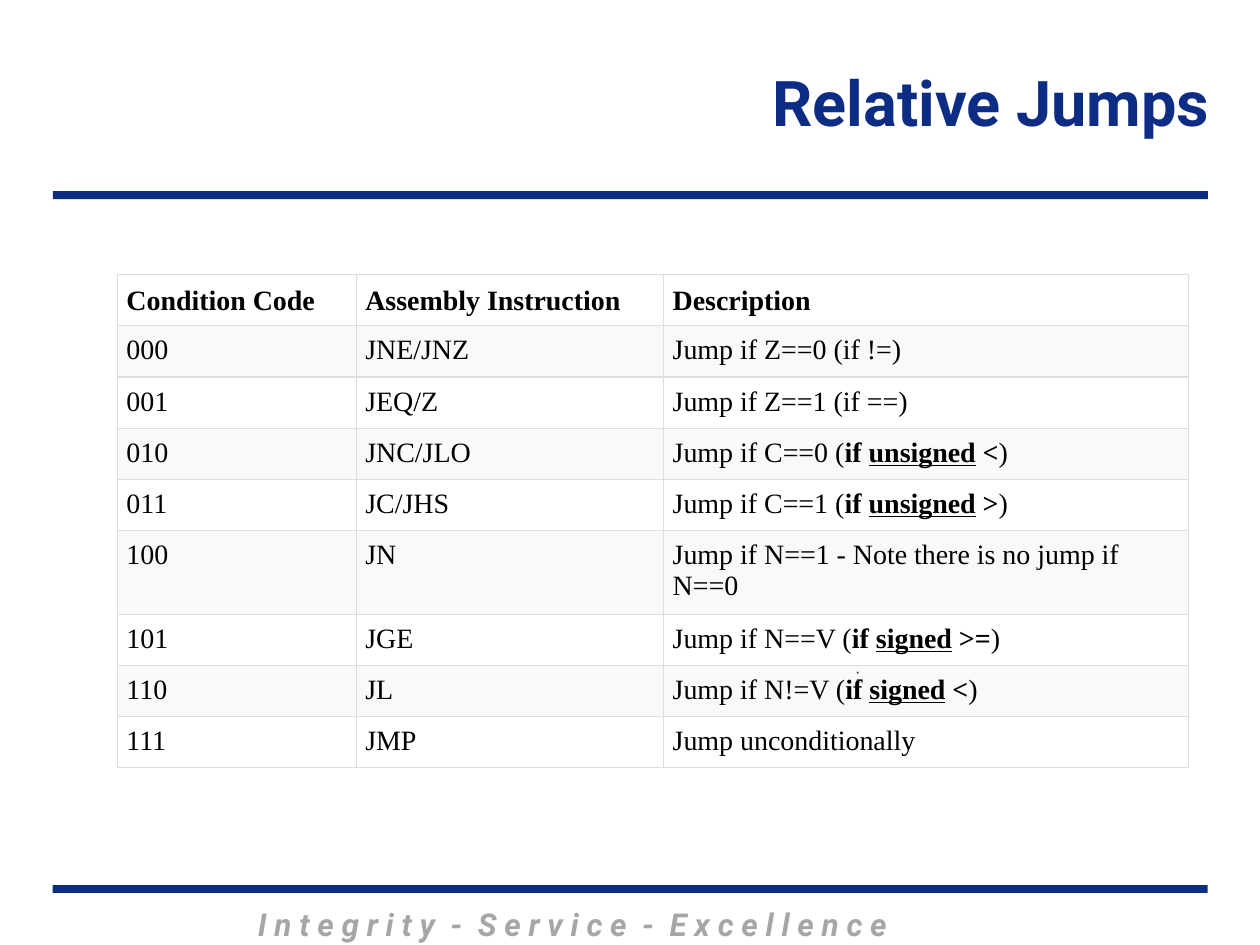
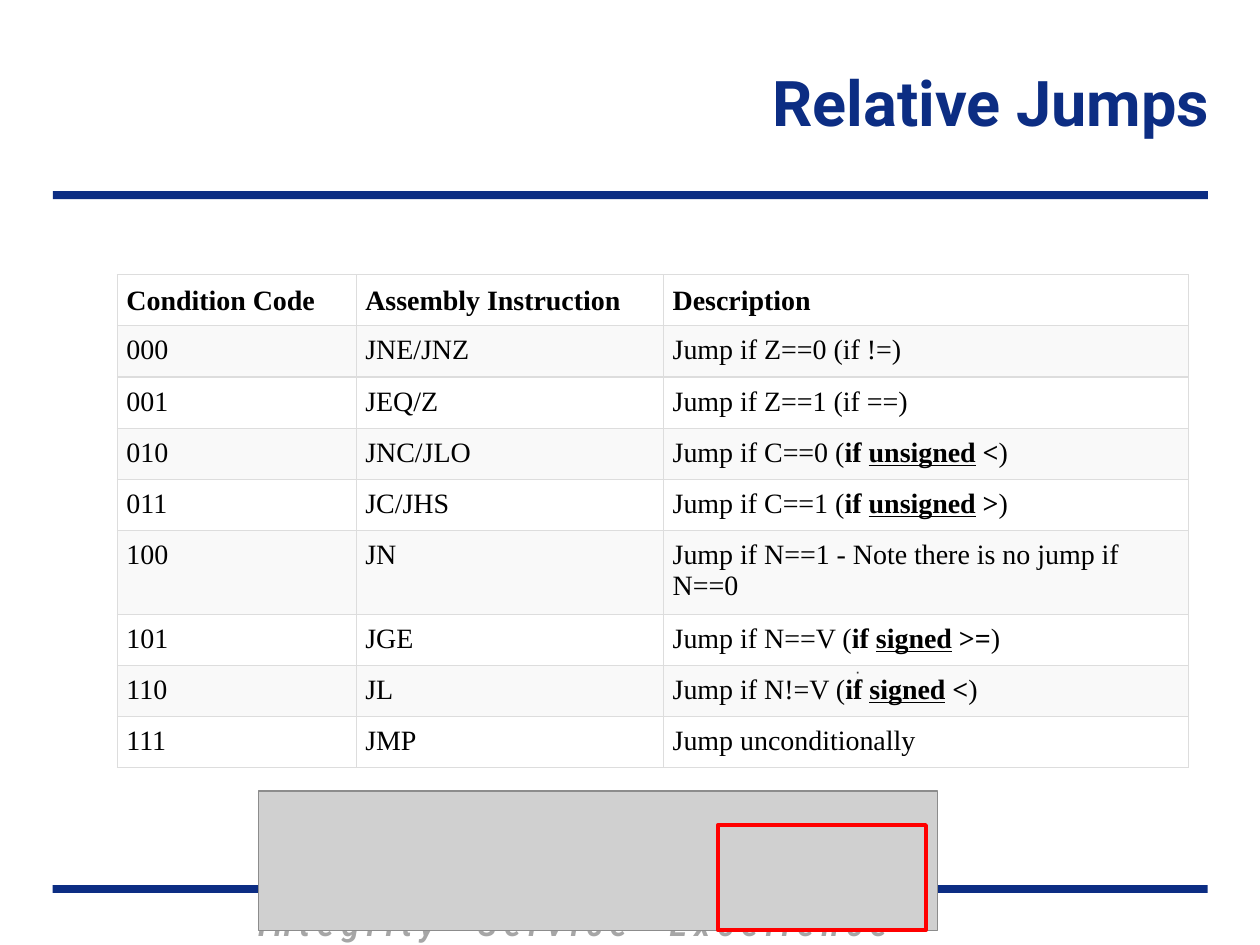
Before and after one commit to MarsUniversity/ECE382, a slide deck: slide 8 of source/lessons/lsn3-4-5/Lsn3-4-5.pptx. Drawn at 1260x945 pixels with LibreOffice and Linux fonts; fonts in the diff are those of the drawing; grey boxes stand for pictures; background and template pictures are left out. Boxes give left, top, right and bottom in pixels: in the first picture for what was removed or moved away, otherwise in the second. Text is boxed around its words. In the diff, an @@ line names an element or a change of style, - is before the commit and + after.

```diff
--- a/source/lessons/lsn3-4-5/Lsn3-4-5.pptx
+++ b/source/lessons/lsn3-4-5/Lsn3-4-5.pptx
@@ picture added at box(258, 791, 937, 931) @@
@@ rectangle added at box(718, 825, 926, 930), outline #FF0000 2.25 pt @@
```
Also in this commit, not shown: 4 other slides changed, 1 slide added, 9 other files.
